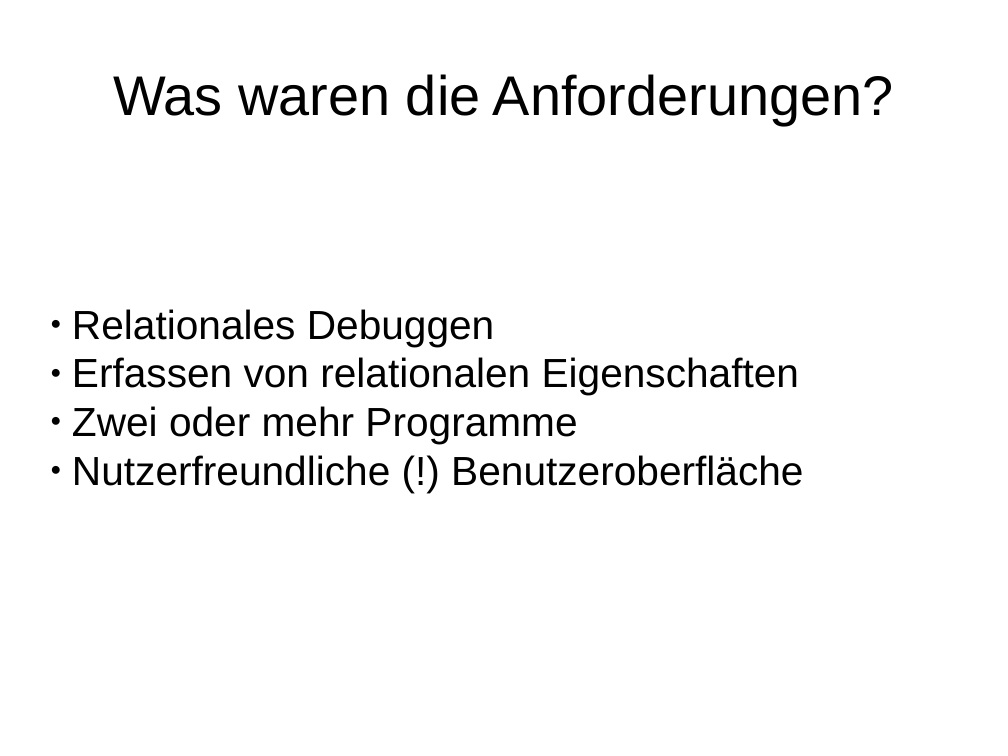
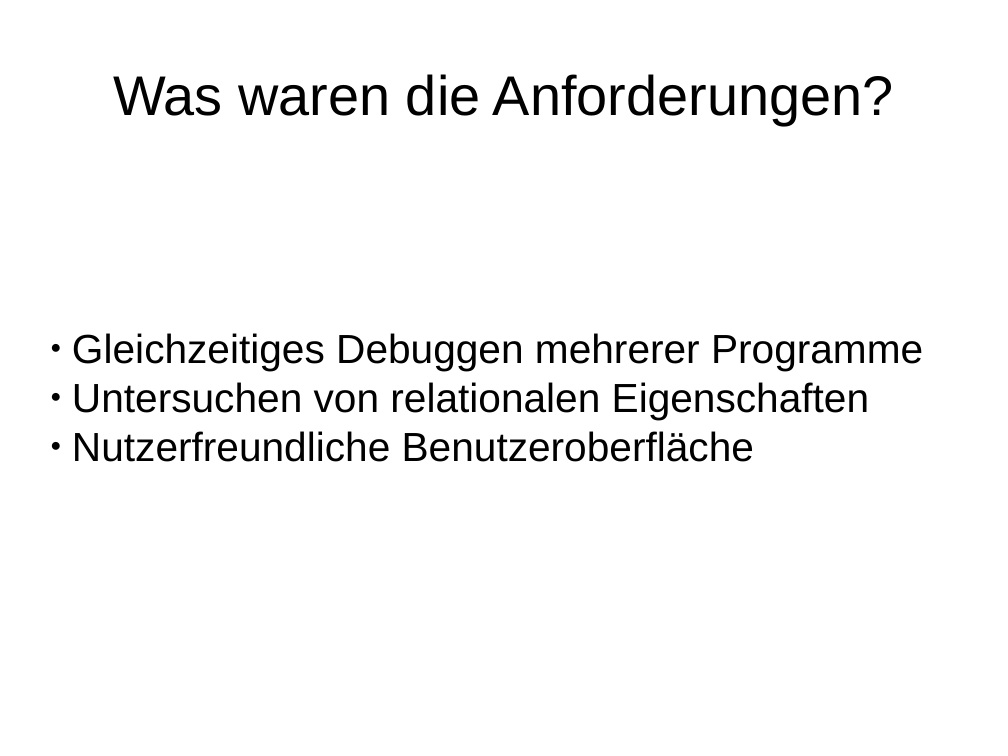
Before and after one commit to JoanaP1997/PSE, a slide deck: slide 4 of Abchlusspräsentation/Präsentationsskelett.odp (slide 2 before the commit). Drawn at 1008x756 pixels with LibreOffice and Linux fonts; fonts in the diff are those of the drawing. Boxes give left, top, right and bottom in pixels: in the first picture for what was removed or moved away, otherwise in the second. Text is boxed around its words. In the diff, an @@ line names an element or a change of style, - is before the commit and + after.

```diff
--- a/Abchlusspräsentation/Präsentationsskelett.odp
+++ b/Abchlusspräsentation/Präsentationsskelett.odp
@@ subtitle at [72, 333, 923, 462]: text changed @@
-● Relationales Debuggen
-● Erfassen von relationalen Eigenschaften
-● Zwei oder mehr Programme
-● Nutzerfreundliche (!) Benutzeroberfläche
+● Gleichzeitiges Debuggen mehrerer Programme
+● Untersuchen von relationalen Eigenschaften
+● Nutzerfreundliche Benutzeroberfläche
```
Also in this commit, not shown: 2 other slides changed, 4 slides added, 1 other file.
